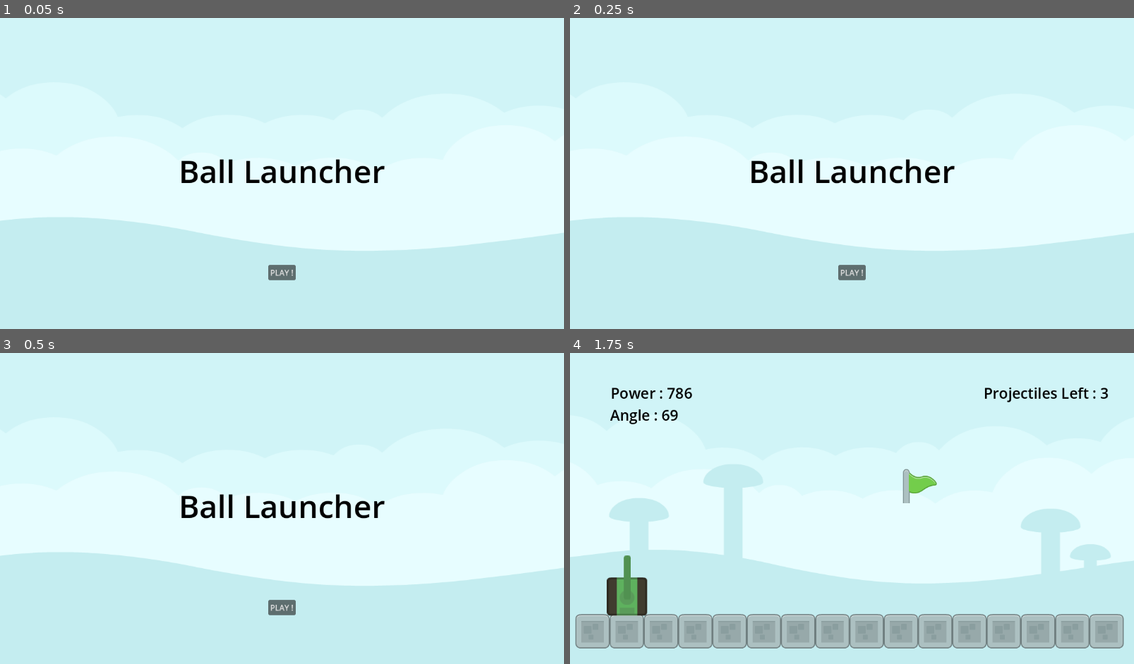
Above: before the commit, frames 1-4 (two rows, left to right).
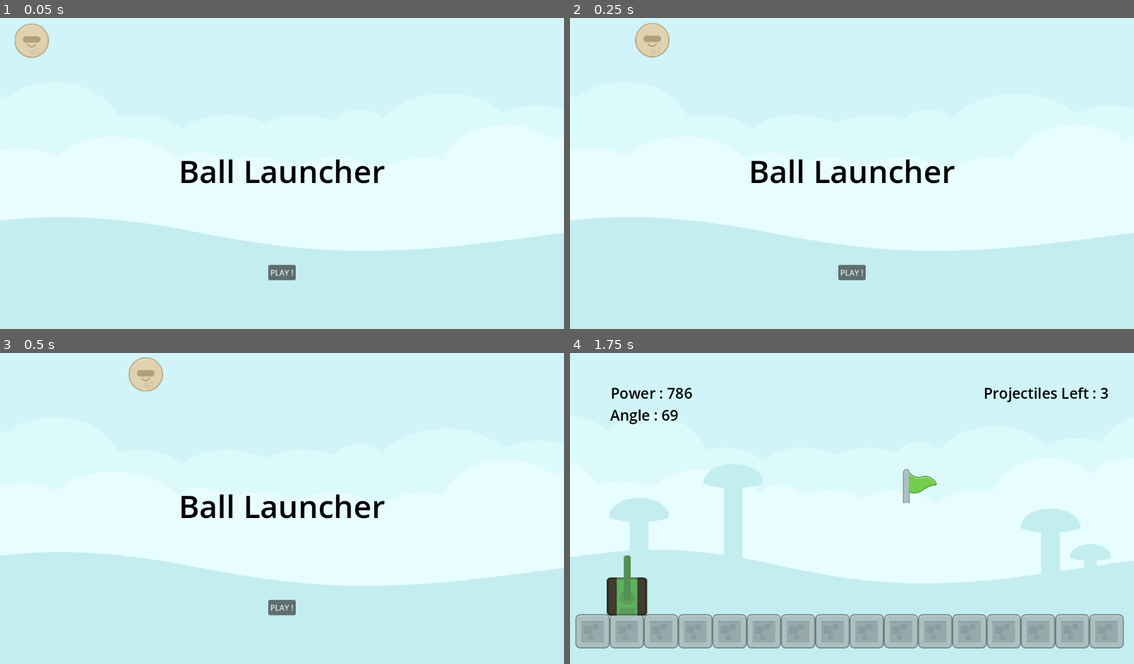
Above: after the commit, the same moments.

Repository: bsu-cs315/E1-evan.kiser
Game: Godot game, scene res://src/title_screen.tscn
Two runs of this game, one before a commit and one after it. Both use one fixed random seed, a clock stepped at 60 frames per second and the inputs below.
Inputs:
- Up to frame 1 (0.05 s): no input
- Up to frame 2 (0.25 s): no input
- Up to frame 3 (0.5 s): no input
- Up to frame 4 (1.75 s): click "PLAY !" at 0.5 s; tap Enter at 1.25 s; hold Up (angle_up) from 1.28 s (still down); tap Left (decrease_power) at 1.35 s

The runs differ from the first frame. In frame 1, 0.5% of the frame differs, in the area x 2-9%, y 1-13%; in frame 2, 0.5%; in frame 3, 0.5%, in the area x 22-29%, y 1-13%; in frame 4, nothing differs.

Commit message:
Added an animation to the title screen

Diff:
--- a/src/title_screen.gd
+++ b/src/title_screen.gd
@@ -2,6 +2,7 @@
 
 func _process(_delta: float) -> void:
 	$"Top_VBoxContainer/Game_Title".modulate = Color.BLACK
+	$AnimationPlayer.play("logo_animation")
 
 func _on_button_pressed() -> void:
 	get_tree().change_scene_to_file("res://src/world.tscn")
--- a/src/title_screen.tscn
+++ b/src/title_screen.tscn
@@ -1,11 +1,49 @@
-[gd_scene load_steps=4 format=3 uid="uid://bnib3cmklyux5"]
+[gd_scene load_steps=8 format=3 uid="uid://bnib3cmklyux5"]
 
 [ext_resource type="Script" path="res://src/title_screen.gd" id="1_lolpl"]
 [ext_resource type="Texture2D" uid="uid://cmb0cq81vb2ts" path="res://assets/blue_land.png" id="1_vwxw0"]
+[ext_resource type="Texture2D" uid="uid://b4e7bg1w6gd60" path="res://assets/alienBeige_round.png" id="3_doeuy"]
 
 [sub_resource type="LabelSettings" id="LabelSettings_g7x6v"]
 font_size = 64
 font_color = Color(0, 0, 0, 1)
+
+[sub_resource type="Animation" id="Animation_f7cyg"]
+resource_name = "logo_animation"
+length = 8.0
+tracks/0/type = "value"
+tracks/0/imported = false
+tracks/0/enabled = true
+tracks/0/path = NodePath("Ball Sprite:position")
+tracks/0/interp = 1
+tracks/0/loop_wrap = true
+tracks/0/keys = {
+"times": PackedFloat32Array(0, 0.0001, 2, 4, 6, 7.96667),
+"transitions": PackedFloat32Array(1.93187, 1, 1, 1, 1, 1),
+"update": 0,
+"values": [Vector2(-56, 58), Vector2(56, 58), Vector2(1092, 47), Vector2(1096, 585), Vector2(50, 591), Vector2(56, 58)]
+}
+
+[sub_resource type="Animation" id="Animation_dgl28"]
+length = 0.001
+tracks/0/type = "value"
+tracks/0/imported = false
+tracks/0/enabled = true
+tracks/0/path = NodePath("Ball Sprite:position")
+tracks/0/interp = 1
+tracks/0/loop_wrap = true
+tracks/0/keys = {
+"times": PackedFloat32Array(0),
+"transitions": PackedFloat32Array(1),
+"update": 0,
+"values": [Vector2(-56, 58)]
+}
+
+[sub_resource type="AnimationLibrary" id="AnimationLibrary_na0js"]
+_data = {
+"RESET": SubResource("Animation_dgl28"),
+"logo_animation": SubResource("Animation_f7cyg")
+}
 
 [node name="Title_Screen" type="Control"]
 layout_mode = 3
@@ -23,6 +61,10 @@
 offset_right = 1251.0
 offset_bottom = 814.0
 texture = ExtResource("1_vwxw0")
+
+[node name="Ball Sprite" type="Sprite2D" parent="."]
+position = Vector2(-56, 58)
+texture = ExtResource("3_doeuy")
 
 [node name="Top_VBoxContainer" type="VBoxContainer" parent="."]
 layout_mode = 1
@@ -65,4 +107,10 @@
 size_flags_vertical = 6
 text = "PLAY !"
 
+[node name="AnimationPlayer" type="AnimationPlayer" parent="."]
+libraries = {
+"": SubResource("AnimationLibrary_na0js")
+}
+movie_quit_on_finish = true
+
 [connection signal="pressed" from="Bottom_VBoxContainer/Play Button" to="." method="_on_button_pressed"]
